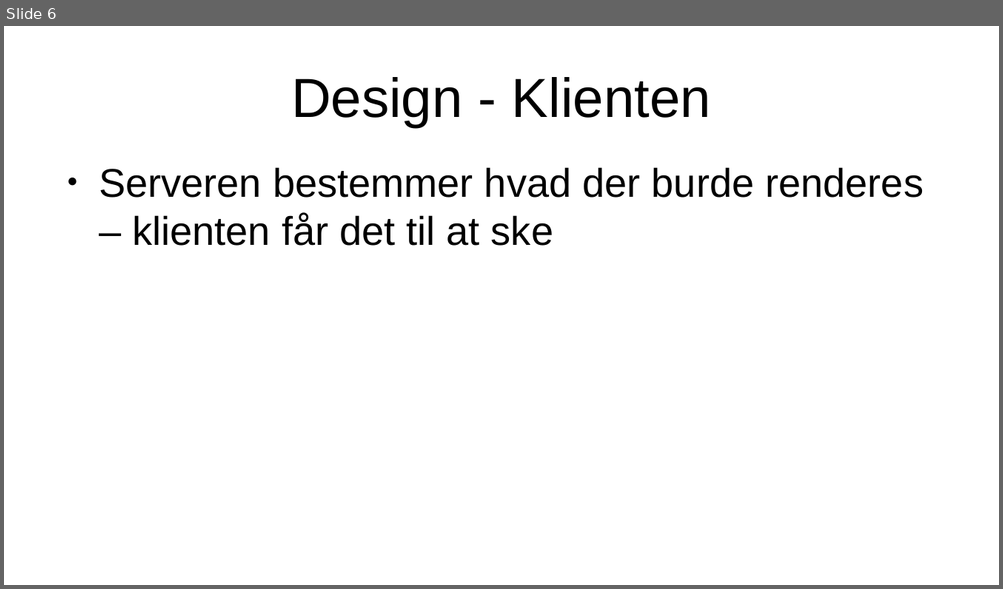
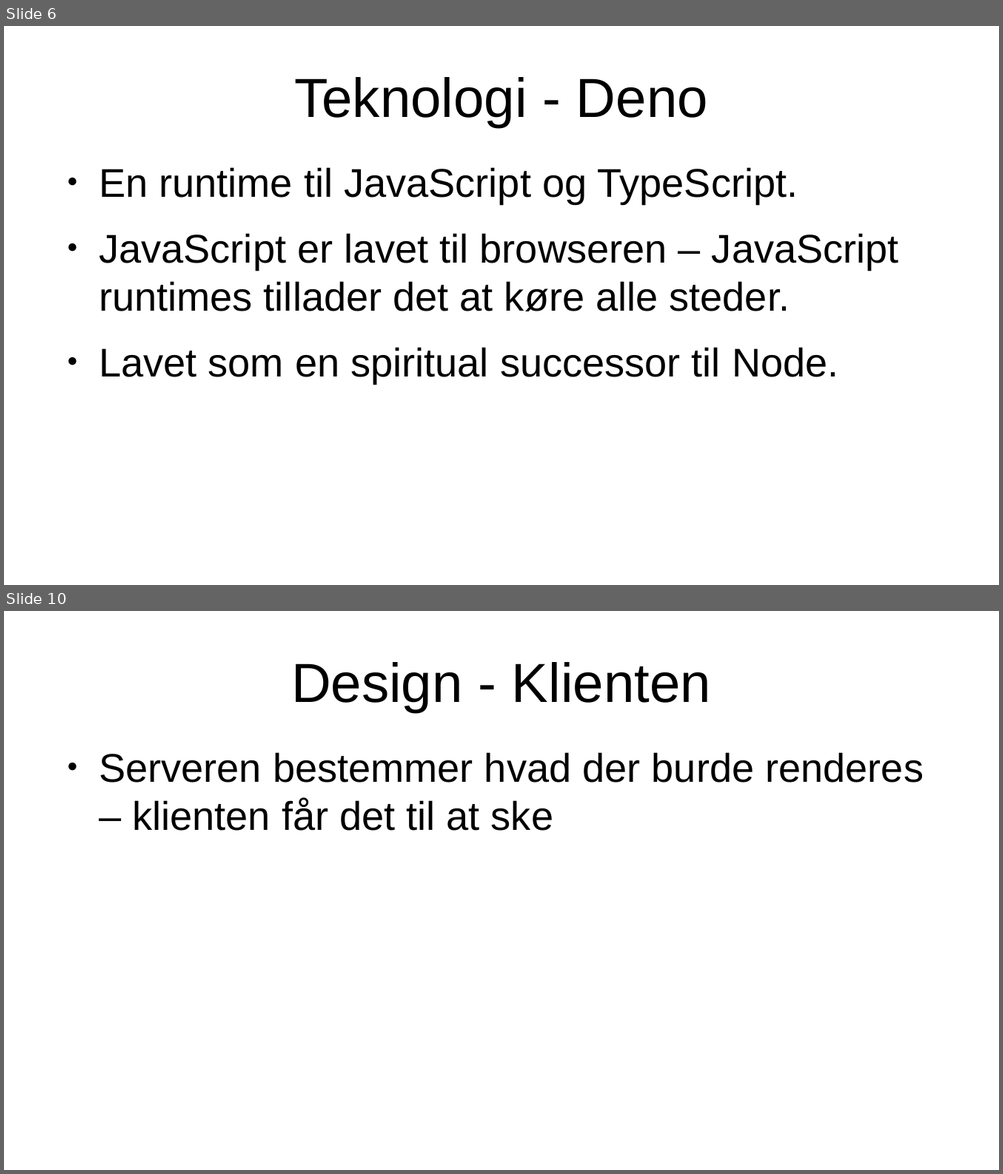
Before and after one commit to camper0008/school-example-projects, a slide deck: flutter-deno-websockets/presentation/presentation.odp. Shown one above the other, each under a label of ours: slide 6 before the commit, slides 6 and 10 after it; the slides between them are not shown. The pictures are 1003x589 and 1003x1174 pixels, drawn with LibreOffice and Linux fonts; fonts in the diff are those of the drawing. Boxes give left, top, right and bottom in pixels: in the first picture for what was removed or moved away, otherwise in the second. Text is boxed around its words. In the diff, an @@ line names an element or a change of style, - is before the commit and + after.

```diff
--- a/flutter-deno-websockets/presentation/presentation.odp
+++ b/flutter-deno-websockets/presentation/presentation.odp
@@ slide 6 added at (4, 26, 999, 585), background #FFFFFF @@
@@ title added at (294, 77, 708, 127), 44 pt, text #000000 @@
+Teknologi - Deno
@@ text added at (99, 167, 899, 383), 32 pt, text #000000 @@
+● En runtime til JavaScript og TypeScript.
+● JavaScript er lavet til browseren – JavaScript runtimes tillader det at køre alle steder.
+● Lavet som en spiritual successor til Node.
@@ what was slide 6 is now slide 10 @@
```
Also in this commit, not shown: 6 slides changed, 8 other slides added, 1 slide removed.
